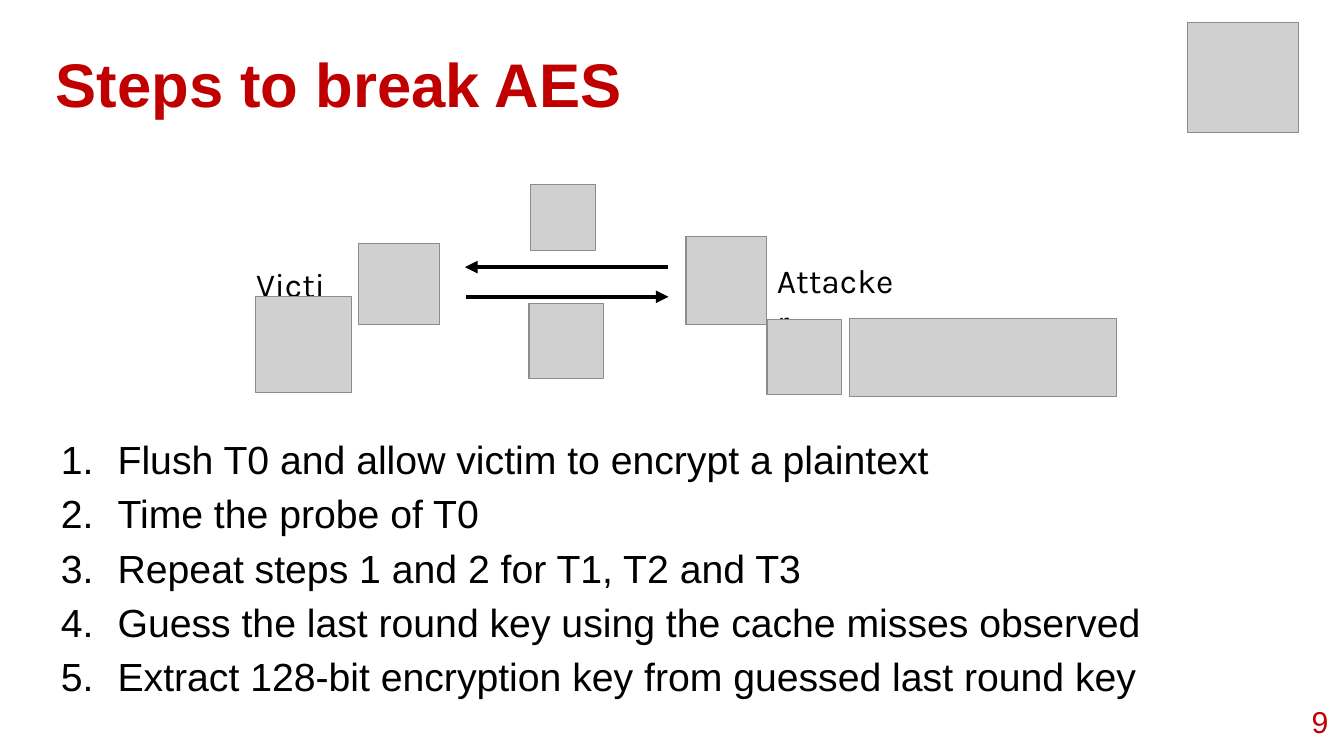
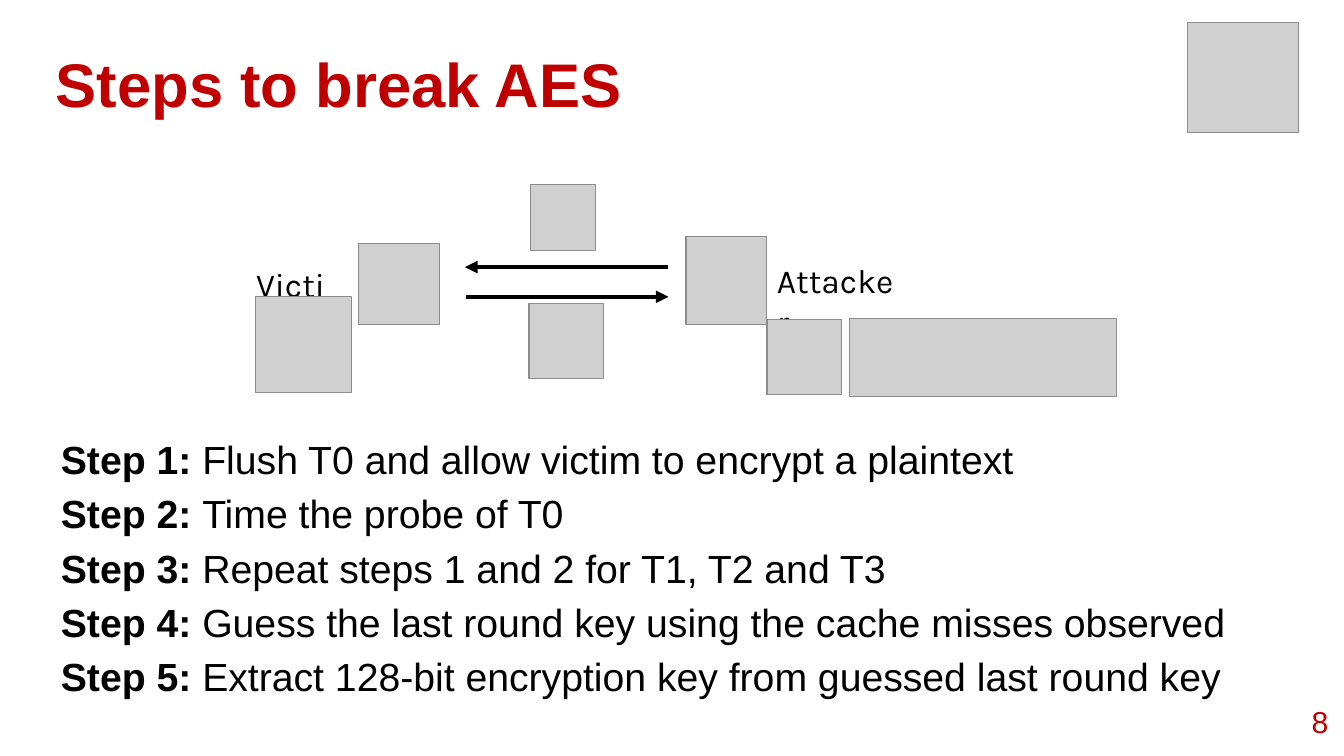
Before and after one commit to sroy729/FDP-Cybersecurity, a slide deck: slide 8 of slides/FDP-Cybersecurity.pptx (slide 9 before the commit). Drawn at 1344x756 pixels with LibreOffice and Linux fonts; fonts in the diff are those of the drawing; grey boxes stand for pictures. Boxes give left, top, right and bottom in pixels: in the first picture for what was removed or moved away, otherwise in the second. Text is boxed around its words. In the diff, an @@ line names an element or a change of style, - is before the commit and + after.

```diff
--- a/slides/FDP-Cybersecurity.pptx
+++ b/slides/FDP-Cybersecurity.pptx
@@ text at (61, 445, 1225, 699): text changed @@
-1. Flush T0 and allow victim to encrypt a plaintext
-2. Time the probe of T0
-3. Repeat steps 1 and 2 for T1, T2 and T3
-4. Guess the last round key using the cache misses observed
-5. Extract 128-bit encryption key from guessed last round key
+Step 1: Flush T0 and allow victim to encrypt a plaintext
+Step 2: Time the probe of T0
+Step 3: Repeat steps 1 and 2 for T1, T2 and T3
+Step 4: Guess the last round key using the cache misses observed
+Step 5: Extract 128-bit encryption key from guessed last round key
@@ page number at (1312, 712, 1329, 734): text changed @@
-9
+8
```
Also in this commit, not shown: 30 other slides changed, 2 slides added, 1 slide removed.
